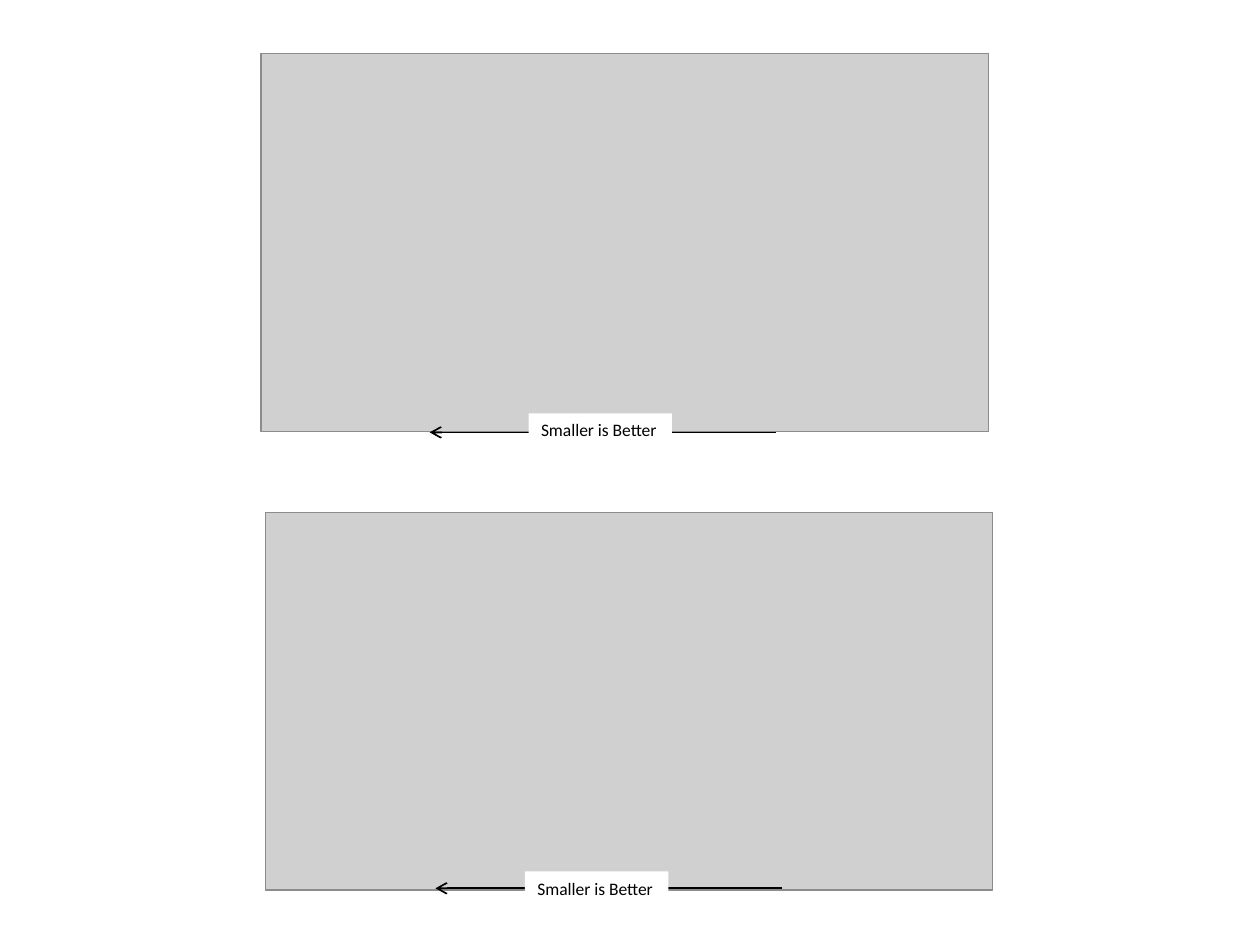
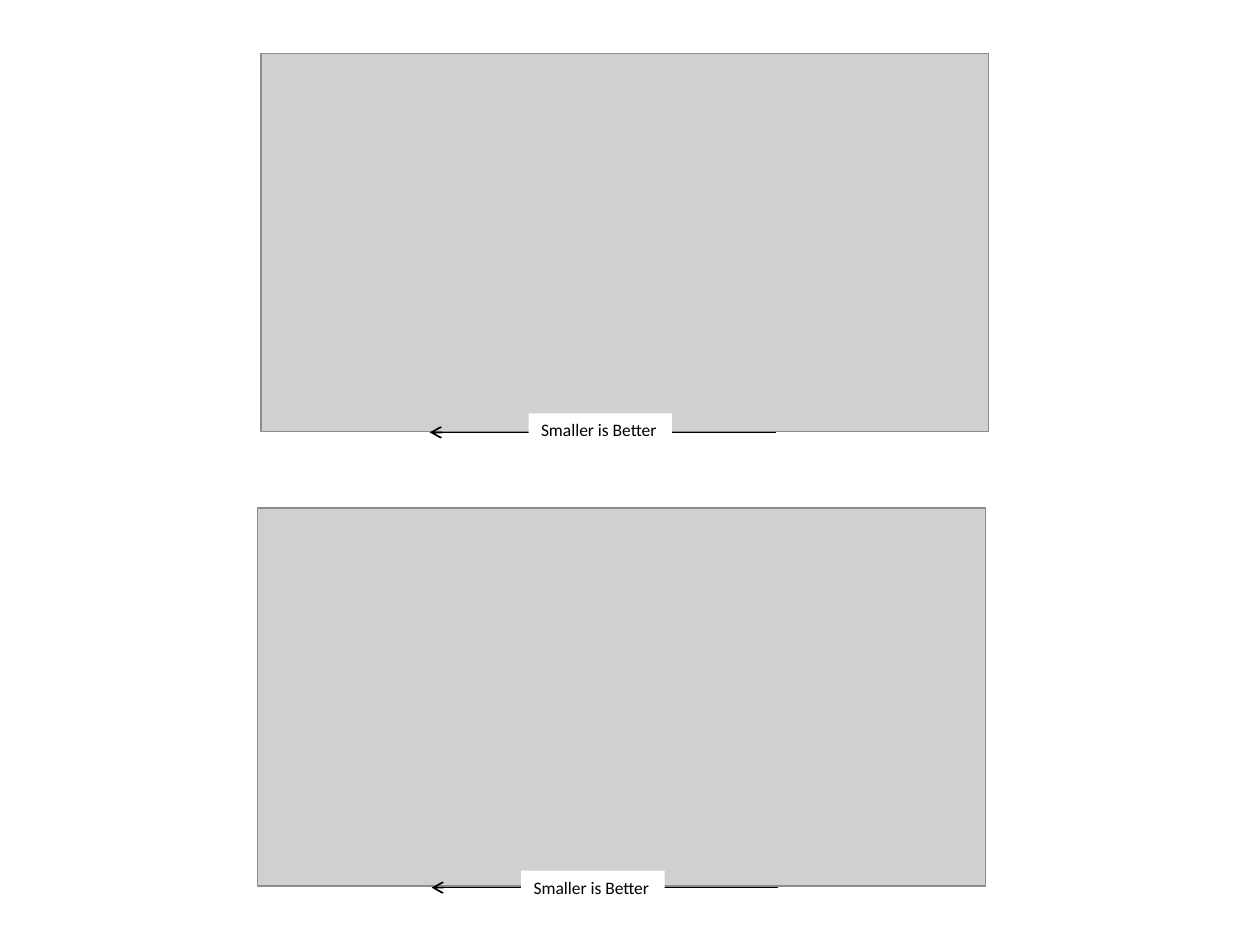
Before and after one commit to chipaudette/OpenAudio_blog, a slide deck: slide 2 of 2017-02-07 Faster Float Functions/Figures.pptx. Drawn at 1260x945 pixels with LibreOffice and Linux fonts; fonts in the diff are those of the drawing; grey boxes stand for pictures. Boxes give left, top, right and bottom in pixels: in the first picture for what was removed or moved away, otherwise in the second. Text is boxed around its words. In the diff, an @@ line names an element or a change of style, - is before the commit and + after.

```diff
--- a/2017-02-07 Faster Float Functions/Figures.pptx
+++ b/2017-02-07 Faster Float Functions/Figures.pptx
@@ picture: place and size @@
-picture at <box>265,513,992,891</box>
+picture at <box>258,508,985,886</box>
@@ rectangle: place and size @@
-rectangle at <box>251,494,1008,925</box>
+rectangle at <box>260,510,983,902</box>
@@ arrow moved from (782, 888) - (436, 888) to (779, 887) - (432, 887) @@
@@ rectangle "Smaller is Better": place and size @@
-rectangle "Smaller is Better" at <box>525,872,669,906</box>
+rectangle "Smaller is Better" at <box>522,871,665,905</box>
```
Also in this commit, not shown: 3 other files.
